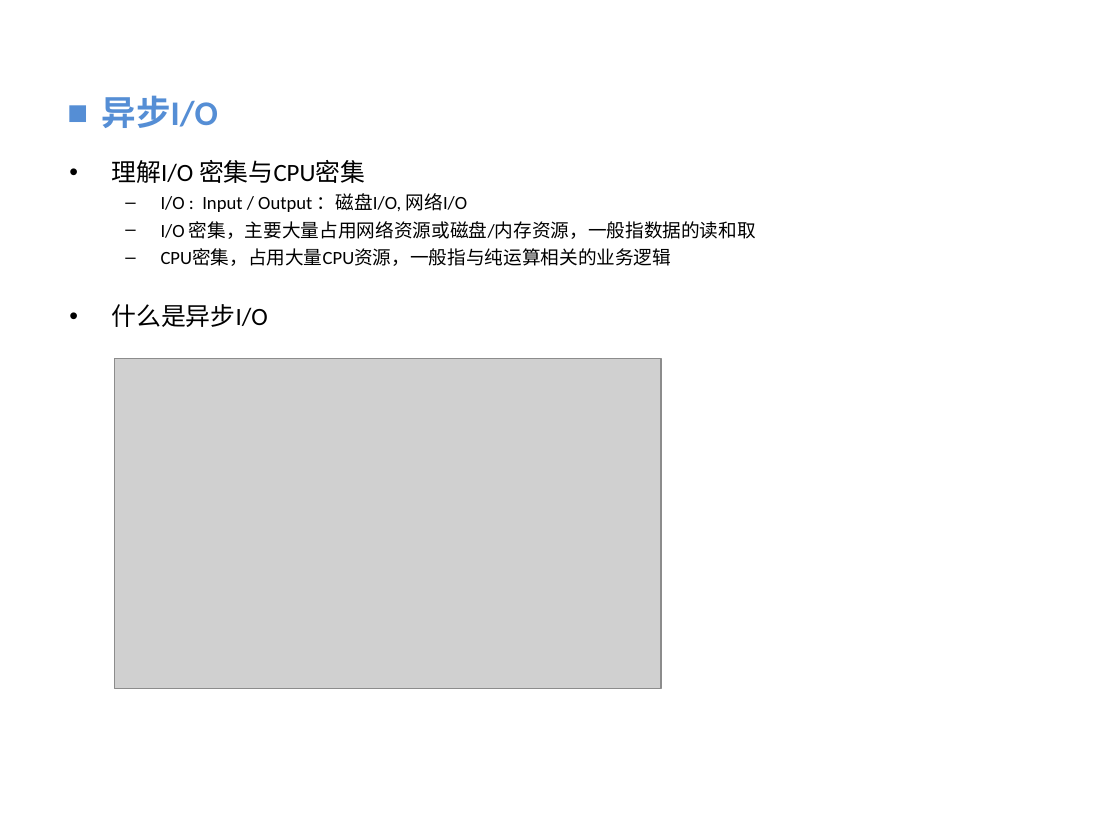
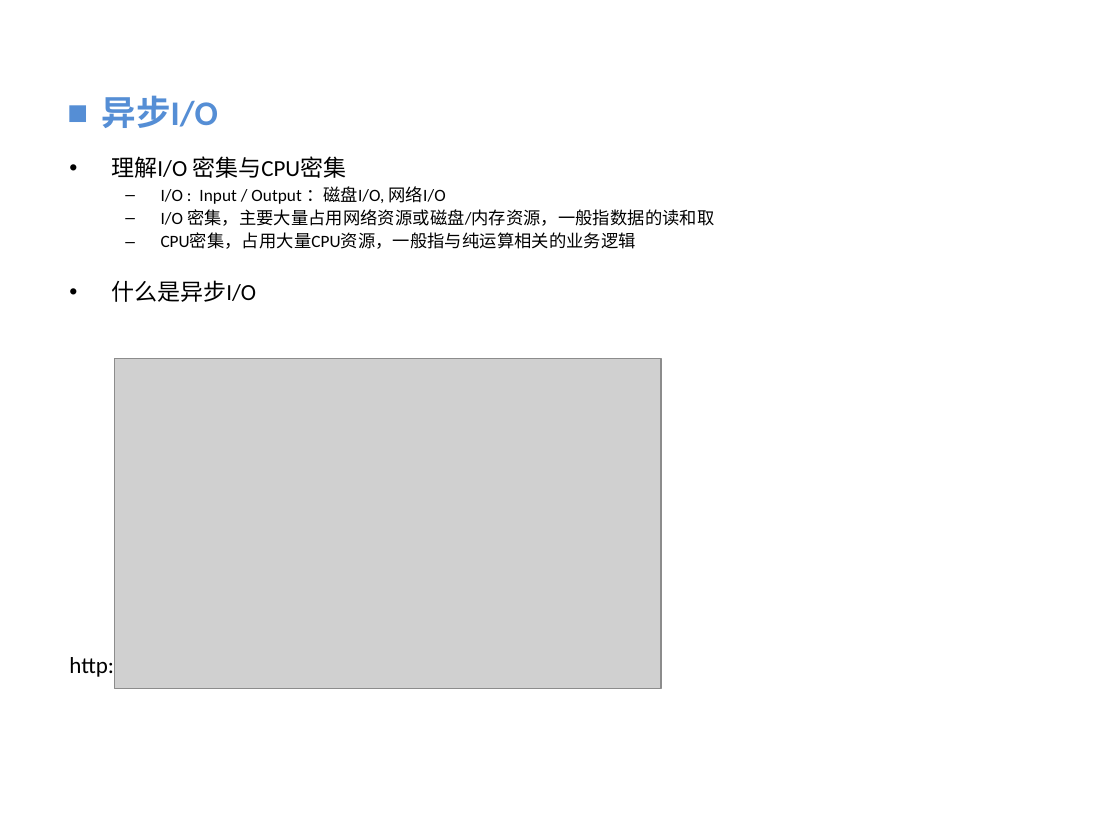
Before and after one commit to vaik/Documents, a slide deck: slide 19 of 我的分享/NodeJS基础概念理解.ppt. Drawn at 1120x840 pixels with LibreOffice and Linux fonts; fonts in the diff are those of the drawing; grey boxes stand for pictures; background and template pictures are left out. Boxes give left, top, right and bottom in pixels: in the first picture for what was removed or moved away, otherwise in the second. Text is boxed around its words. In the diff, an @@ line names an element or a change of style, - is before the commit and + after.

```diff
--- a/我的分享/NodeJS基础概念理解.ppt
+++ b/我的分享/NodeJS基础概念理解.ppt
@@ text at (x1=112, y1=156, x2=714, y2=302): size 16 to 14.8 pt in "理解I/O 密集与CPU密集", "什么是异步I/O"; size 12 to 11.1 pt in "I/O : Input / Output ：磁盘I/O, 网络I/O", "I/O 密集，主要大量占用网络资源或磁盘/内存资源，一般指数据的读和取", "CPU密集，占用大量CPU资源，一般指与纯运算相关的业务逻辑"; line spacing 1 to 0.9 @@
@@ text at (x1=69, y1=654, x2=630, y2=680): paragraph added @@
+http://www.ruanyifeng.com/blog/2013/10/event_loop.html
```
Also in this commit, not shown: 2 other slides changed.
